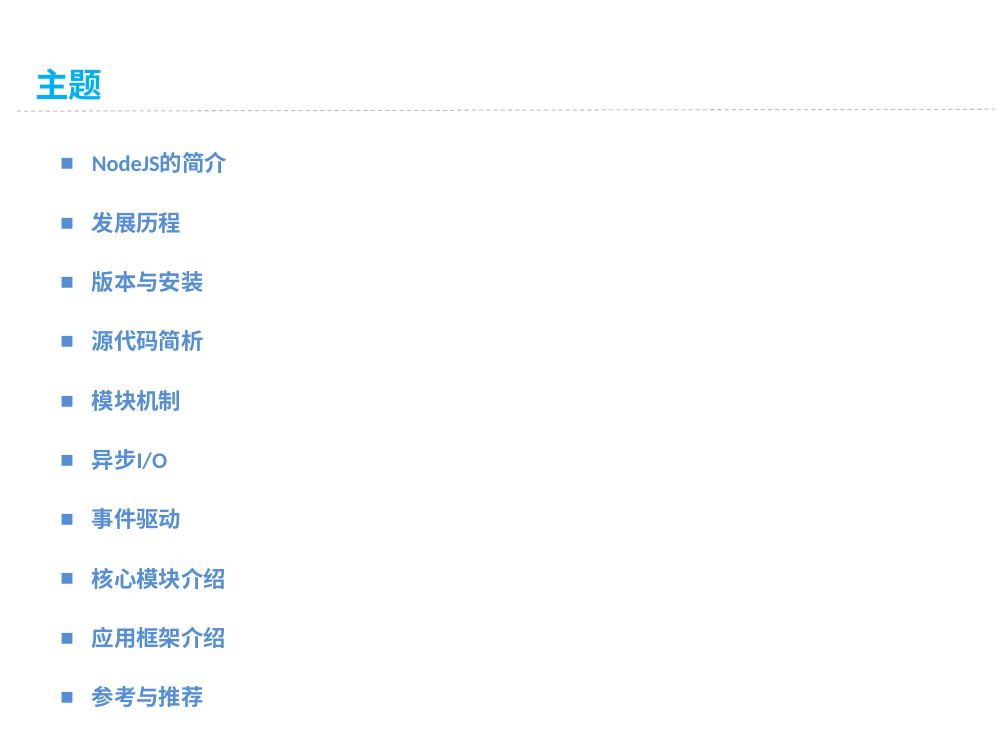
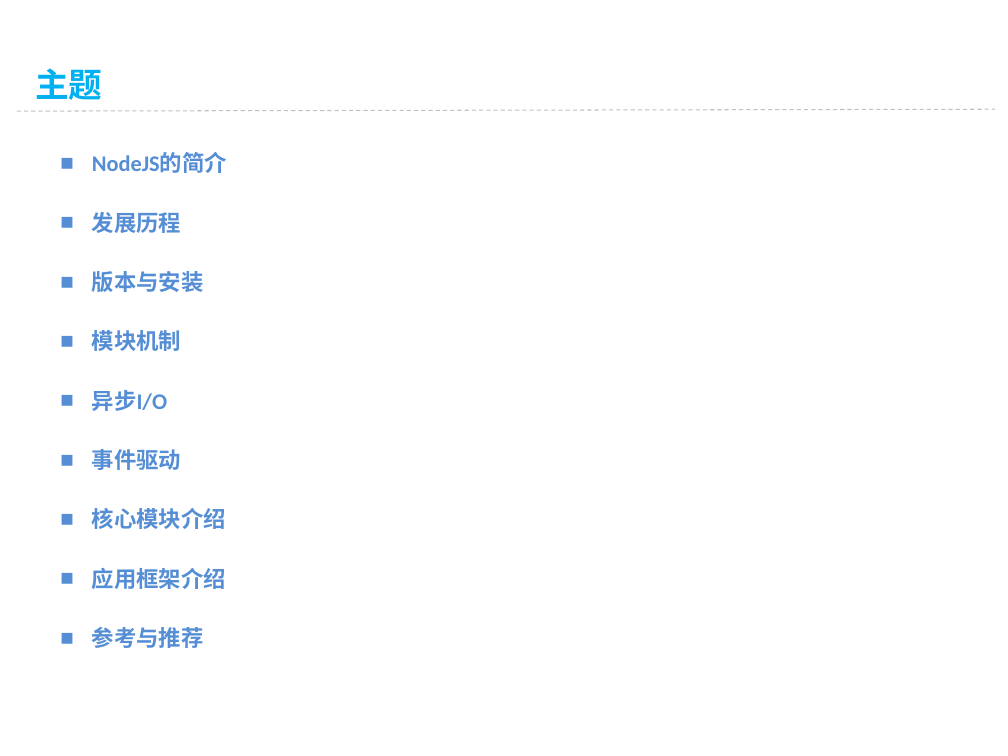
Before and after one commit to vaik/Documents, a slide deck: slide 2 of 我的分享/NodeJS基础概念理解.ppt. Drawn at 1008x756 pixels with LibreOffice and Linux fonts; fonts in the diff are those of the drawing; background and template pictures are left out. Boxes give left, top, right and bottom in pixels: in the first picture for what was removed or moved away, otherwise in the second. Text is boxed around its words. In the diff, an @@ line names an element or a change of style, - is before the commit and + after.

```diff
--- a/我的分享/NodeJS基础概念理解.ppt
+++ b/我的分享/NodeJS基础概念理解.ppt
@@ text at bbox=[92, 330, 204, 351]: paragraph removed @@
-■ 源代码简析
```
Also in this commit, not shown: 2 other slides changed, 2 slides added, 5 slides removed.
